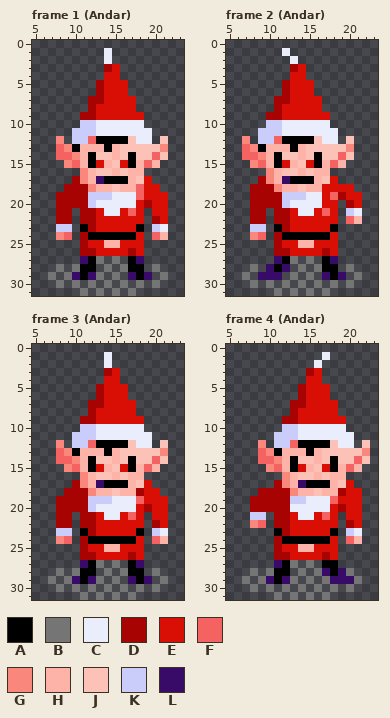
Two states of a pixel-art file, res/sprites/DuendeMalo.ase. The first picture shows the starting point.
32x32 pixels, 5 frames. Shown: frame 1 (Andar): x 5..23, y 0..31; frame 2 (Andar): x 5..23, y 0..31; frame 3 (Andar): x 5..23, y 0..31; frame 4 (Andar): x 5..23, y 0..31. The commit also changed other frames, which this record leaves out.
Palette (. is transparent): A #000000  B #757575  C #e9edfc  D #a70303  E #d90e04  F #f46361  G #fa877b  H #fdb3a8  J #fdc2b7  K #cacdfa  L #390b68
Once edited:
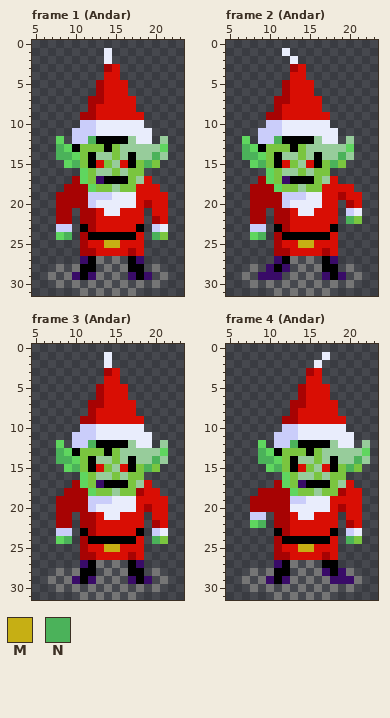
Colours new in this view: M #c6af14  N #4bb25a
Difference:
@@ palette @@
-G #fa877b
+G #5fd65f
-H #fdb3a8
+H #7ac53f
-J #fdc2b7
+J #97cc9b
--- frame 1 (Andar)
@@ x 5..23 @@
 11 .....KKKCCCCCCC....
-12 ...G.KKFAAAAJCC.J..
-13 ...FGAHHHAHJJJJJG..
-14 ...FFGHAJJHJAJJFJ..
-15 ....GFHAEHJEAHFH...
+12 ...G.KKNAAAAJCC.J..
+13 ...NGAHHHAHJJJJJG..
+14 ...NNGHAJJHJAJJNJ..
+15 ....GNHAEHJEAHNH...
 16 ......GHJJHJHH.....
 17 .....DGHLAAAHJE....
-18 ....DDDGHHJHHFEE...
-19 ...DDDDKKKCCCFEEE..
+18 ....DDDGHHJHHEEE...
+19 ...DDDDKKKCCCEEEE..
 20 ...DDDDKCCCCCEDEE..
-21 ...DD.DDECCEFE.EE..
+21 ...DD.DDECCEEE.EE..
 22 ...DD.DDEEEEEE.DE..
 23 ...KK.ADEEEEEA.KC..
-24 ...GF.DAAAAAAE.FH..
-25 ......DEEHHEEE.....
+24 ...GN.DAAAAAAE.NH..
+25 ......DEEMMEEE.....
 26 ......DDEEEEDE.....
--- frame 2 (Andar)
@@ x 5..23 @@
 11 ....KKKCCCCCCC.....
-12 ..G.KKFAAAAJCC.J...
-13 ..FGAHHHAHJJJJJG...
-14 ..FFGHAJJHJAJJFJ...
-15 ...GFHAEHJEAHFH....
+12 ..G.KKNAAAAJCC.J...
+13 ..NGAHHHAHJJJJJG...
+14 ..NNGHAJJHJAJJNJ...
+15 ...GNHAEHJEAHNH....
 16 .....GHJJHJHH......
@@ x 5..23 @@
 18 ...DDDGHHJHHEEEE...
-19 ...DDDDKKKCCEFDEE..
+19 ...DDDDKKKCCEEDEE..
 20 ...DDDDKCCCCEE.DE..
-21 ...DD.DDECCEFE.KC..
-22 ...DD.DDEEEEEE.FH..
+21 ...DD.DDECCEEE.KC..
+22 ...DD.DDEEEEEE.NH..
 23 ...KK.ADEEEEEA.....
-24 ...GF.DAAAAAAE.....
-25 ......DEEHHEEE.....
+24 ...GN.DAAAAAAE.....
+25 ......DEEMMEEE.....
 26 ......DDEEEEDE.....
--- frame 3 (Andar)
@@ x 5..23 @@
 11 .....KKKCCCCCCC....
-12 ...G.KKFAAAAJCC.J..
-13 ...FGAHHHAHJJJJJG..
-14 ...FFGHAJJHJAJJFJ..
-15 ....GFHAEHJEAHFH...
+12 ...G.KKNAAAAJCC.J..
+13 ...NGAHHHAHJJJJJG..
+14 ...NNGHAJJHJAJJNJ..
+15 ....GNHAEHJEAHNH...
 16 ......GHJJHJHH.....
@@ x 5..23 @@
 18 ....DDDGHHJHHDEE...
-19 ...DDDDKKKCCCFEEE..
+19 ...DDDDKKKCCCEEEE..
 20 ...DDDDKCCCCCEDEE..
-21 ...DD.DDECCEFE.EE..
+21 ...DD.DDECCEEE.EE..
 22 ...DD.DDEEEEEE.DE..
 23 ...KK.ADEEEEEA.KC..
-24 ...GF.DAAAAAAE.FH..
-25 ......DEEHHEEE.....
+24 ...GN.DAAAAAAE.NH..
+25 ......DEEMMEEE.....
 26 ......DDEEEEDE.....
--- frame 4 (Andar)
@@ x 5..23 @@
 11 ......KKKCCCCCCC...
-12 ....G.KKFAAAAJCC.J.
-13 ....FGAHHHAHJJJJJG.
-14 ....FFGHAJJHJAJJFJ.
-15 .....GFHAEHJEAHFH..
+12 ....G.KKNAAAAJCC.J.
+13 ....NGAHHHAHJJJJJG.
+14 ....NNGHAJJHJAJJNJ.
+15 .....GNHAEHJEAHNH..
 16 .......GHJJHJHH....
@@ x 5..23 @@
 18 ....DDDDGHHJHHDEE..
-19 ...DDDDDKKCCCFEEE..
+19 ...DDDDDKKCCCEEEE..
 20 ...DDDDDCCCCCEDEE..
-21 ...KK.DDECCEFE.EE..
-22 ...GF.DDEEEEEE.DE..
+21 ...KK.DDECCEEE.EE..
+22 ...GN.DDEEEEEE.DE..
 23 ......ADEEEEEA.KC..
-24 ......DAAAAAAE.FH..
-25 ......DEEHHEEE.....
+24 ......DAAAAAAE.NH..
+25 ......DEEMMEEE.....
 26 ......DDEEEEDE.....
